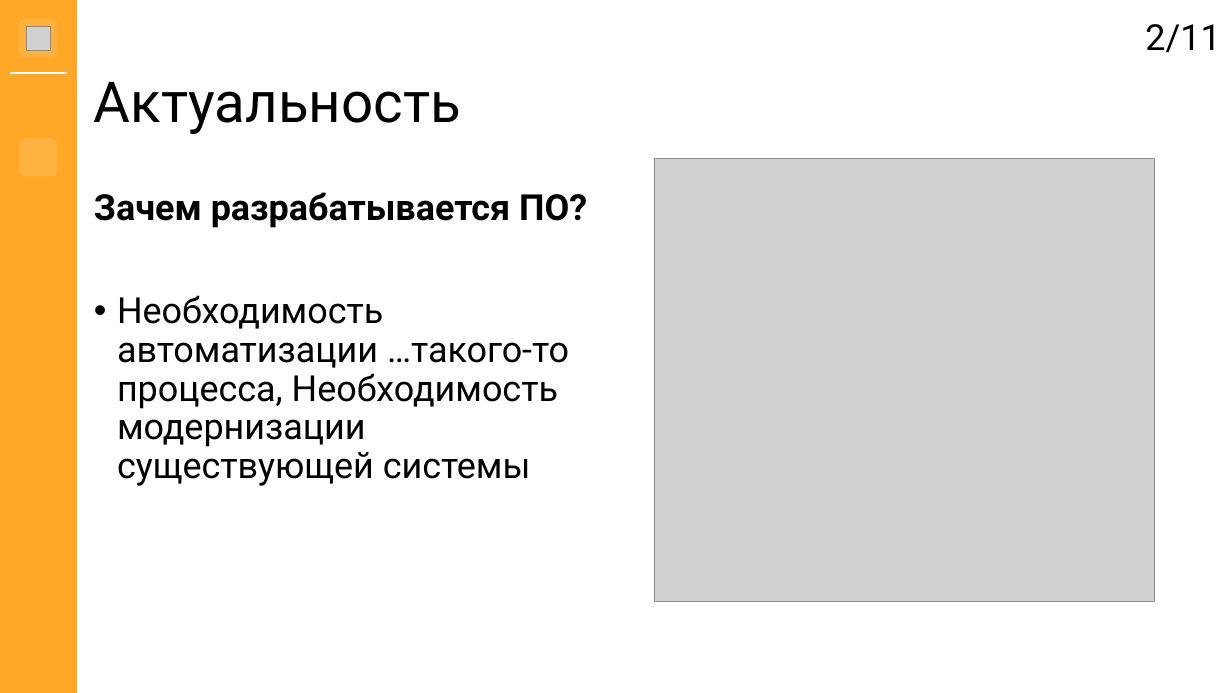
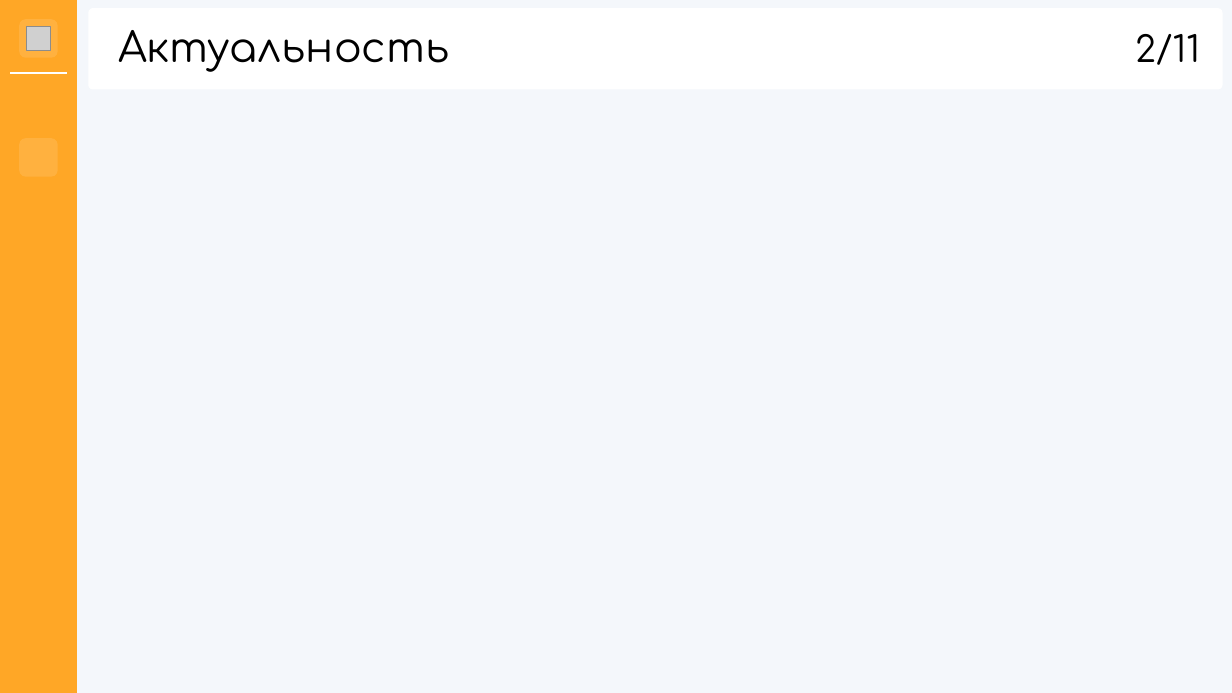
Before and after one commit to hhallva/cmdnt-website, a slide deck: slide 2 of КП/Презентация/Презентация.pptx. Drawn at 1232x693 pixels with LibreOffice and Linux fonts; fonts in the diff are those of the drawing; grey boxes stand for pictures; background and template pictures are left out. Boxes give left, top, right and bottom in pixels: in the first picture for what was removed or moved away, otherwise in the second. Text is boxed around its words. In the diff, an @@ line names an element or a change of style, - is before the commit and + after.

Commit message:
Обновление презентации
+ Титульный слайд (1)
+ Целевая аудитория (3)
+ Средства разработки (5)
+ Архитектура системы (6)
+ Архитектура системы (7)
+ Демо (8)
+ Преимущества (9)

Осталось доделать
- Актуальность
- Цель
- Задачи
- Заключение

```diff
--- a/КП/Презентация/Презентация.pptx
+++ b/КП/Презентация/Презентация.pptx
@@ background #FFFFFF to #F4F7FB @@
@@ rounded rectangle added at (90,9,1223,89), fill #FFFFFF, outline #FFFFFF 1.5 pt @@
@@ title "Актуальность": place and size @@
-title "Актуальность" at (94,82,461,134)
+title "Актуальность" at (118,30,449,71)
@@ title "Актуальность" at (118,30,449,71): size 44 to 32 pt, font Roboto to Comfortaa @@
@@ text "2/11": place and size @@
-text "2/11" at (1145,24,1220,53)
+text "2/11" at (1135,34,1200,65)
@@ text "2/11" at (1135,34,1200,65): font Roboto to Comfortaa @@
@@ picture removed at (654,159,1155,603) @@
@@ text removed at (94,192,587,486) @@
-Зачем разрабатывается ПО?
-• Необходимость автоматизации …такого-то процесса, Необходимость модернизации существующей системы
```
Also in this commit, not shown: 10 other slides changed, 1 other file.
